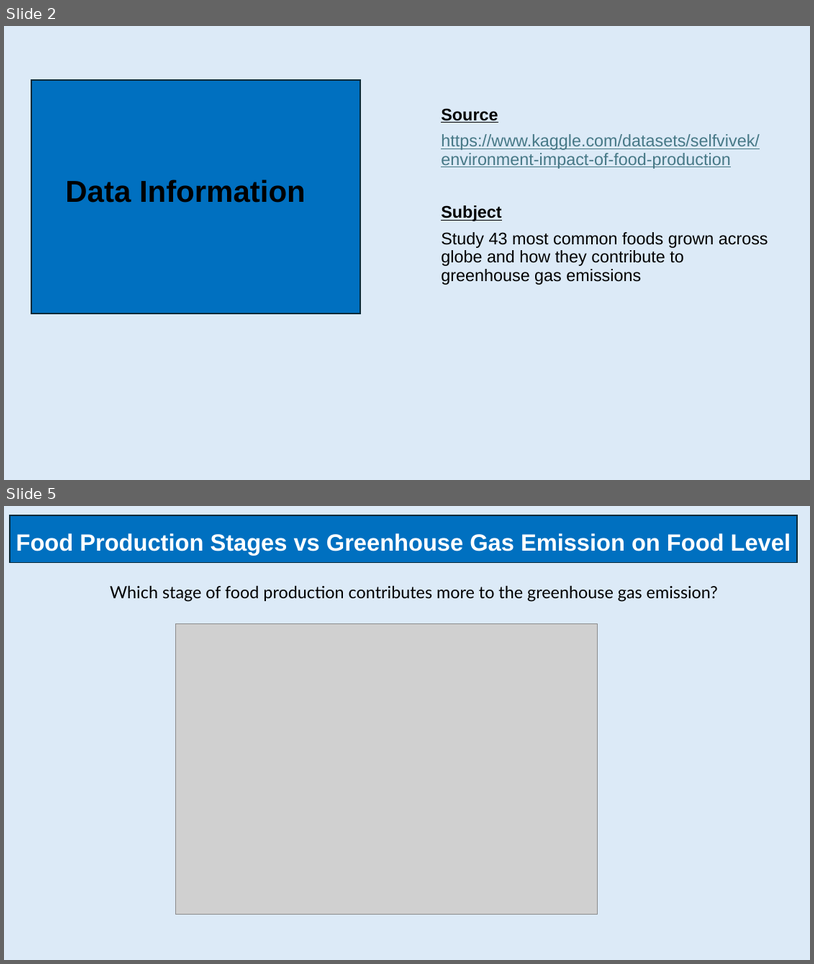
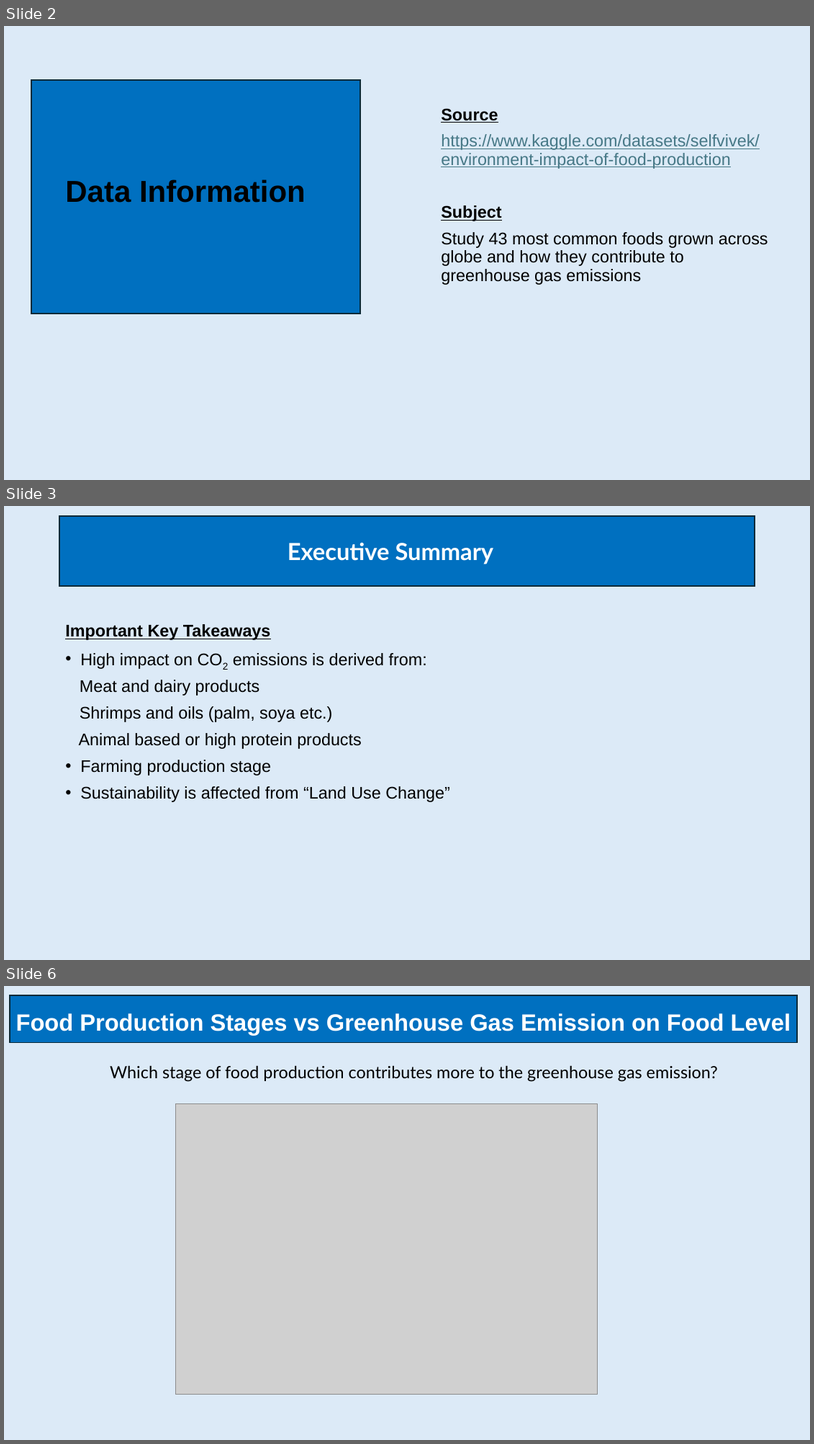
Before and after one commit to KaterinaLama/Project_2, a slide deck: presentation/Project_2.pptx. Shown one above the other, each under a label of ours: slides 2 and 5 before the commit, slides 2, 3 and 6 after it; the slides between them are not shown. The pictures are 814x964 and 814x1444 pixels, drawn with LibreOffice and Linux fonts; fonts in the diff are those of the drawing; grey boxes stand for pictures. Boxes give left, top, right and bottom in pixels: in the first picture for what was removed or moved away, otherwise in the second. Text is boxed around its words. In the diff, an @@ line names an element or a change of style, - is before the commit and + after.

```diff
--- a/presentation/Project_2.pptx
+++ b/presentation/Project_2.pptx
@@ slide 3 added at <box>4,506,810,960</box>, background #DCEAF7 @@
@@ rectangle added at <box>59,516,756,586</box>, fill #0070C0, outline #092A39 1.5 pt @@
@@ text added at <box>288,542,494,564</box>, 28 pt, text #FFFFFF, bold @@
+Executive Summary
@@ text added at <box>65,624,450,802</box>, 20 pt, text #000000 @@
+Important Key Takeaways
+• High impact on CO2 emissions is derived from:
+Meat and dairy products
+Shrimps and oils (palm, soya etc.)
+Animal based or high protein products
+• Farming production stage
+• Sustainability is affected from “Land Use Change”
@@ what was slide 5 is now slide 6 @@
```
Also in this commit, not shown: 2 slides changed, 1 other file.
